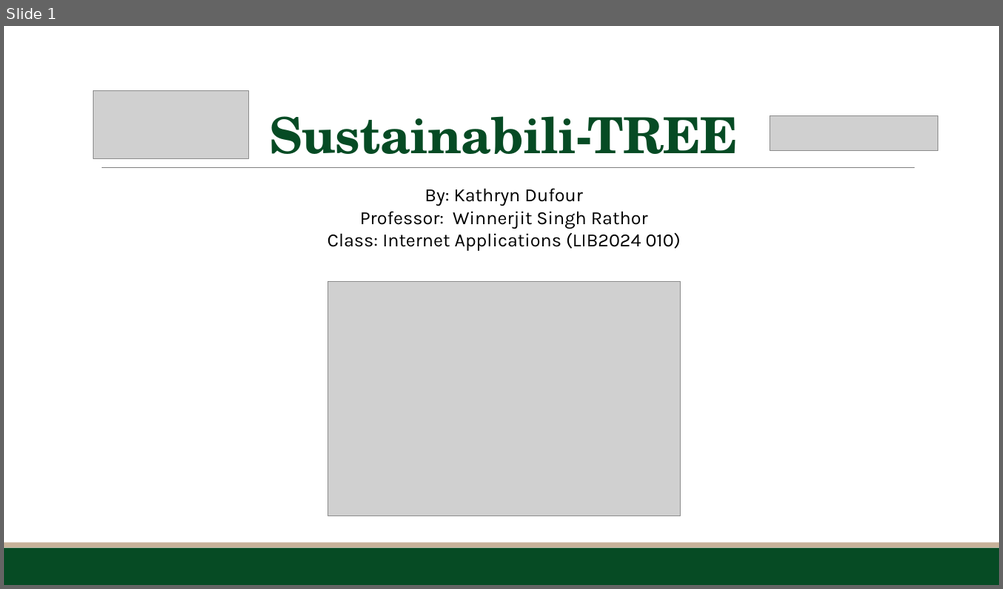
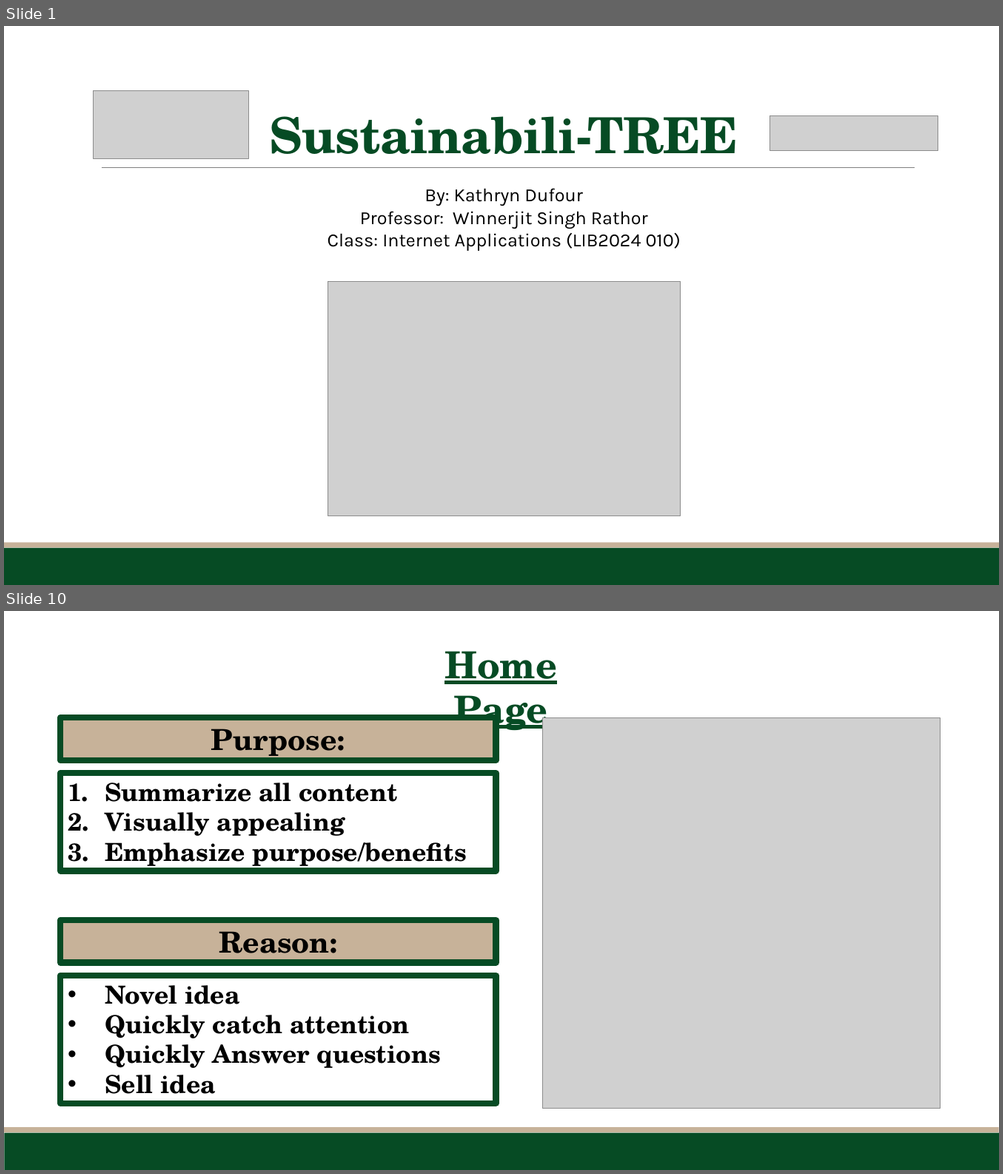
Before and after one commit to dufo0062/dufo0062.github.io, a slide deck: final/dufour_kathryn_final.pptx. Shown one above the other, each under a label of ours: slide 1 before the commit, slides 1 and 10 after it; the slides between them are not shown. The pictures are 1003x589 and 1003x1174 pixels, drawn with LibreOffice and Linux fonts; fonts in the diff are those of the drawing; grey boxes stand for pictures. Boxes give left, top, right and bottom in pixels: in the first picture for what was removed or moved away, otherwise in the second. Text is boxed around its words. In the diff, an @@ line names an element or a change of style, - is before the commit and + after.

```diff
--- a/final/dufour_kathryn_final.pptx
+++ b/final/dufour_kathryn_final.pptx
@@ slide 10 added at (4,611,999,1170), background #FFFFFF; not listed: 2 template elements that a slide beside it also shows @@
@@ text added at (444,651,557,735), 36 pt, text #064B24, bold, underline @@
+Home Page
@@ rectangle added at (61,718,496,760), fill #C7B299, outline #064B24 6 pt, 28 pt, text #000000, bold @@
+Purpose:
@@ picture added at (543,718,939,1109) @@
@@ rectangle added at (61,773,496,871), outline #064B24 6 pt, 24 pt, text #000000, bold @@
+1. Summarize all content
+2. Visually appealing
+3. Emphasize purpose/benefits
@@ rectangle added at (61,920,496,963), fill #C7B299, outline #064B24 6 pt, 28 pt, text #000000, bold @@
+Reason:
@@ rectangle added at (61,976,496,1104), outline #064B24 6 pt, 24 pt, text #000000, bold @@
+• Novel idea
+• Quickly catch attention
+• Quickly Answer questions
+• Sell idea
```
Also in this commit, not shown: 1 slide changed, 13 other slides added, 1 slide removed, 8 other files.
